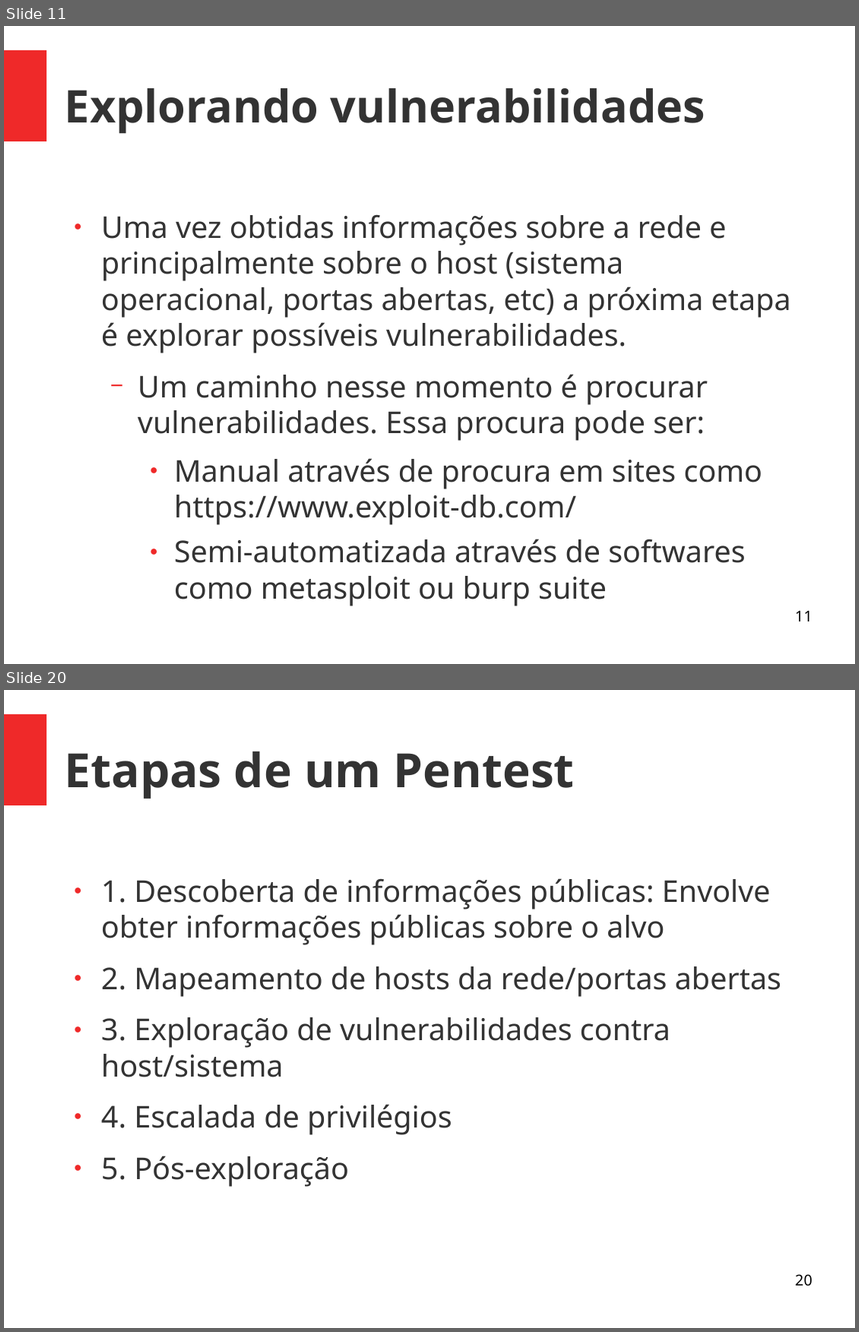
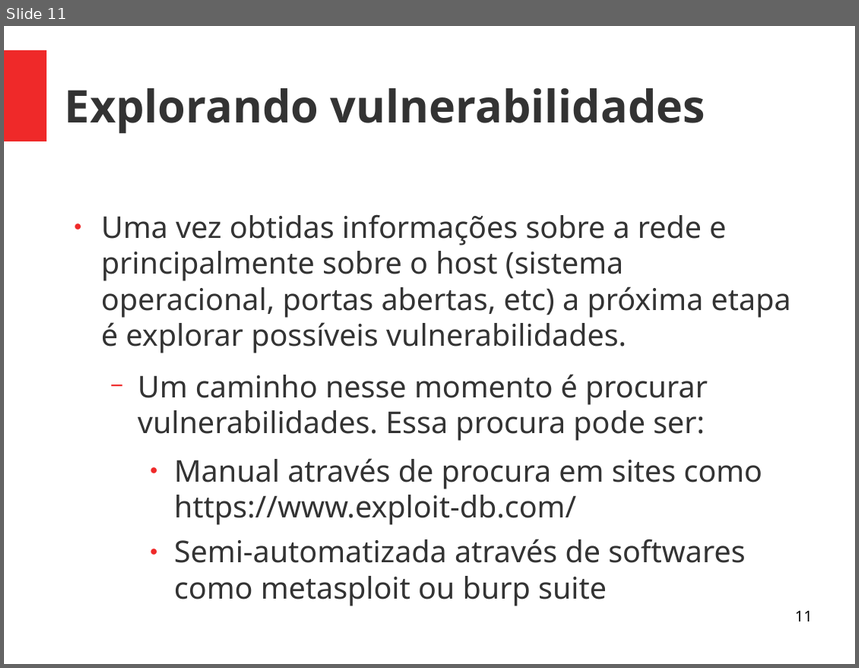
Before and after one commit to viniciusalveshax/aulas, a slide deck: adm-seg-redes/14-pentest2/14-pentest2.odp. Shown one above the other, each under a label of ours: slides 11 and 20 before the commit, slide 11 after it; the slides between them are not shown. The pictures are 859x1332 and 859x668 pixels, drawn with LibreOffice and Linux fonts; fonts in the diff are those of the drawing. Boxes give left, top, right and bottom in pixels: in the first picture for what was removed or moved away, otherwise in the second. Text is boxed around its words. In the diff, an @@ line names an element or a change of style, - is before the commit and + after.

```diff
--- a/adm-seg-redes/14-pentest2/14-pentest2.odp
+++ b/adm-seg-redes/14-pentest2/14-pentest2.odp
@@ slide 20 removed at <box>4,690,855,1328</box>, background #FFFFFF; not listed: 1 template element that a slide beside it also shows @@
@@ title removed at <box>65,752,575,799</box> @@
-Etapas de um Pentest
@@ text removed at <box>101,878,781,1187</box> @@
-● 1. Descoberta de informações públicas: Envolve obter informações públicas sobre o alvo
-● 2. Mapeamento de hosts da rede/portas abertas
-● 3. Exploração de vulnerabilidades contra host/sistema
-● 4. Escalada de privilégios
-● 5. Pós-exploração
@@ page number removed at <box>795,1274,813,1286</box> @@
-20
```
Also in this commit, not shown: 2 slides changed, 10 other slides removed, 1 other file.
